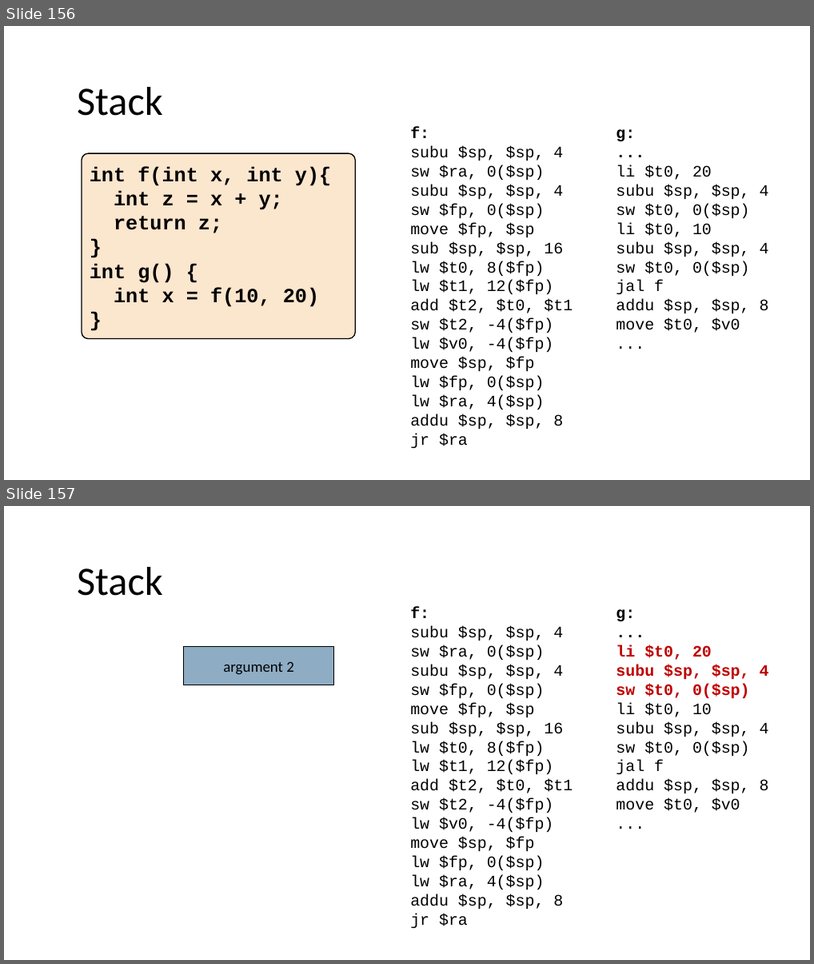
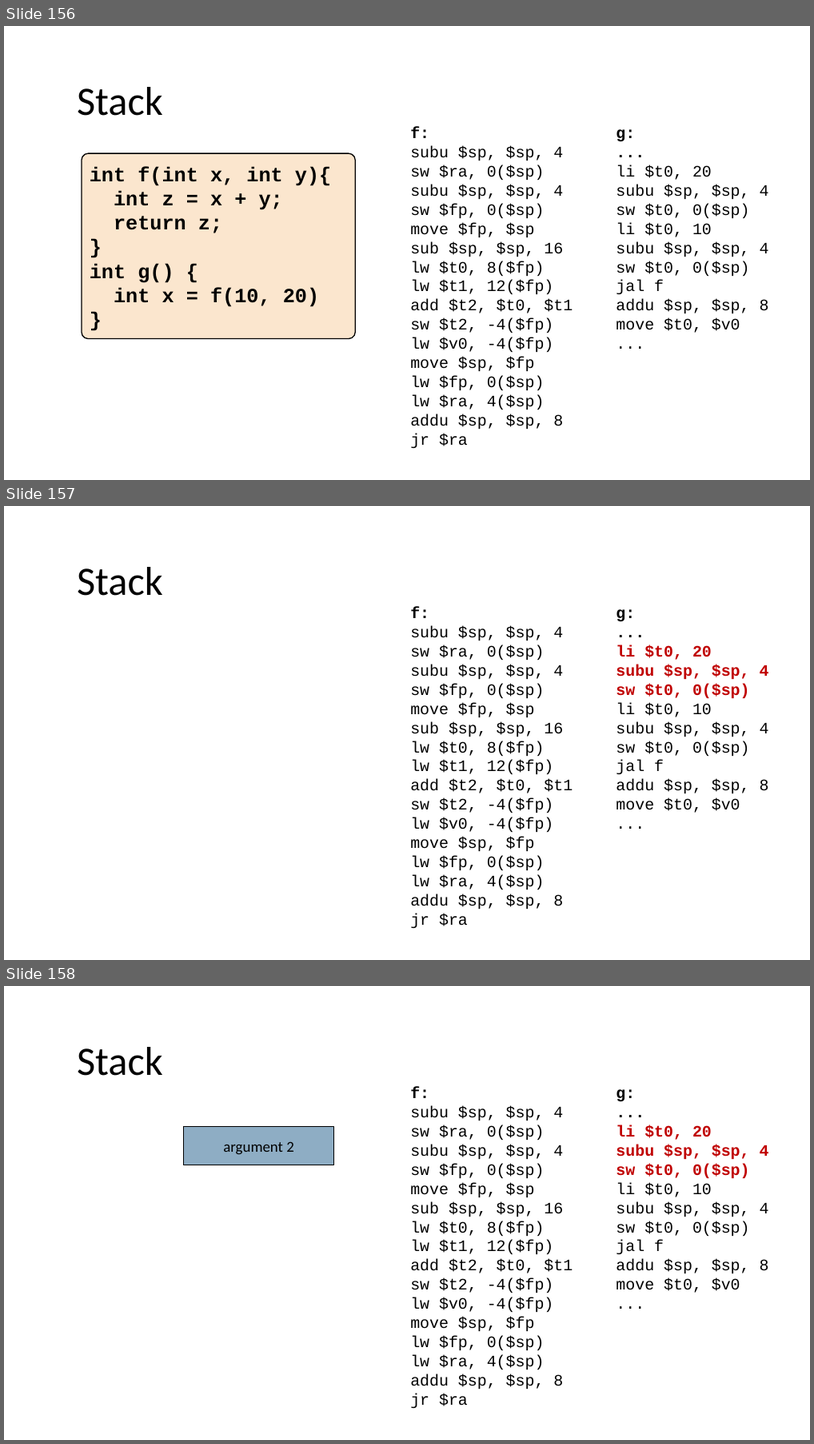
Before and after one commit to nivshani/compilation, a slide deck: slides/semantic.pptx. Shown one above the other, each under a label of ours: slides 156 and 157 before the commit, slides 156, 157 and 158 after it. The pictures are 814x964 and 814x1444 pixels, drawn with LibreOffice and Linux fonts; fonts in the diff are those of the drawing. Boxes give left, top, right and bottom in pixels: in the first picture for what was removed or moved away, otherwise in the second. Text is boxed around its words. In the diff, an @@ line names an element or a change of style, - is before the commit and + after.

```diff
--- a/slides/semantic.pptx
+++ b/slides/semantic.pptx
@@ slide 157 added at (4,506,810,960), background #FFFFFF @@
@@ text added at (77,567,163,596), 48 pt, text #000000 @@
+Stack
@@ text added at (410,607,573,928), 19 pt, text #000000 @@
+f:
+subu $sp, $sp, 4
+sw $ra, 0($sp)
+subu $sp, $sp, 4
+sw $fp, 0($sp)
+move $fp, $sp
+sub $sp, $sp, 16
+lw $t0, 8($fp)
+lw $t1, 12($fp)
+add $t2, $t0, $t1
+sw $t2, -4($fp)
+lw $v0, -4($fp)
+move $sp, $fp
+lw $fp, 0($sp)
+lw $ra, 4($sp)
+addu $sp, $sp, 8
+jr $ra
@@ text added at (616,609,770,812), 19 pt, text #000000 @@
+g:
+...
+li $t0, 20
+subu $sp, $sp, 4
+sw $t0, 0($sp)
+li $t0, 10
+subu $sp, $sp, 4
+sw $t0, 0($sp)
+jal f
+addu $sp, $sp, 8
+move $t0, $v0
+...
@@ what was slide 157 is now slide 158 @@
```
Also in this commit, not shown: 24 slides changed, 5 other slides added, 1 other file.
